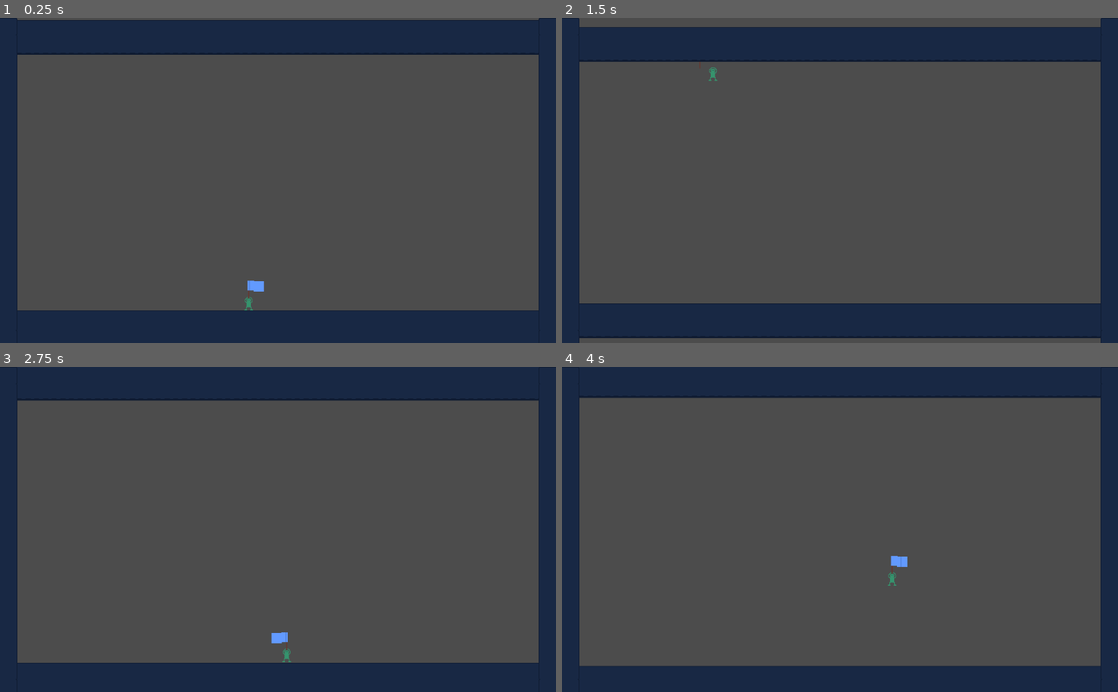
Above: before the commit, frames 1-4 (two rows, left to right).
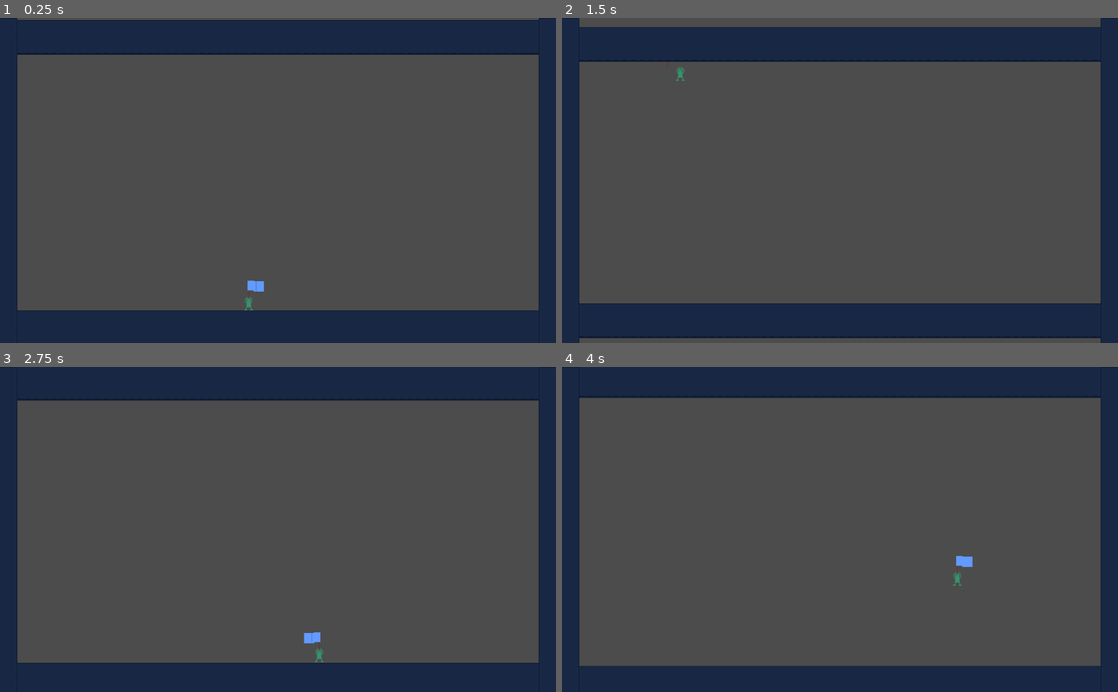
Above: after the commit, the same moments.

Repository: melo484b/flag-flipper
Game: Godot game, scene res://map/level.tscn
The game is run twice, just before and just after one commit, with the same random seed, the same clock (stepped at 60 frames per second) and the same inputs.
Inputs:
- Up to frame 1 (0.25 s): no input
- Up to frame 2 (1.5 s): tap Shift (sprint) at 0.6 s; tap Space (jump) at 0.77, 0.8, 1.07, 1.35 s; hold R (reverse) from 1.28 s (still down)
- Up to frame 3 (2.75 s): tap Space (jump) at 1.52, 1.82, 2.3 s; tap Shift (sprint) at 1.55, 2.1 s; release R (reverse) at 2.03 s
- Up to frame 4 (4 s): tap Shift (sprint) at 2.85 s; tap Space (jump) at 3.02, 3.32, 3.6, 3.77 s; hold R (reverse) from 3.53 s (still down)

The runs differ from the first frame. In frame 1, less than 0.1% of the frame differs, in the area x 46-47%, y 80-85%; in frame 2, less than 0.1%; in frame 3, 0.3%, in the area x 48-59%, y 81-91%; in frame 4, 0.3%.

Commit message:
Update player

Diff:
--- a/player/player.gd
+++ b/player/player.gd
@@ -10,8 +10,10 @@
 var jumps: int = 2
 var fatigued: bool = false
 
-onready var flag = $flag
-onready var fatigue_timer = $fatigue
+onready var flag: AnimatedSprite = $flag
+onready var fatigue_timer: Timer = $fatigue
+onready var sprint_timer: Timer = $sprint
+onready var wall_detector: Area2D = $Area2D
 
 
 func _ready() -> void:
@@ -31,17 +33,41 @@
 			jumps -= 1
 			velocity.y = jump_power
 	if Input.is_action_just_pressed("reverse") and not fatigued:
-		jumps = clamp(jumps + 1, 1, 2)
+		jumps = int(clamp(jumps + 1, 1, 2))
 		velocity.x = 0
-		direction *= -1
+		reverse_direction()
 		flag.spin()
 		fatigued = true
 		fatigue_timer.start()
+	if Input.is_action_just_pressed("sprint"):
+		acceleration = 1.0
+		speed = 600
+		sprint_timer.start()
 
 
 func game_movement() -> void:
 	velocity.x = lerp(velocity.x, direction * speed, acceleration)
 
 
-func _on_fatigue_timeout():
+func reverse_direction() -> void:
+	direction *= -1
+
+
+func _on_fatigue_timeout() -> void:
 	fatigued = false
+
+
+func _on_Area2D_body_entered(body) -> void:
+	if body.is_in_group("WALL"):
+		reverse_direction()
+		flag.spin()
+
+
+func _on_Area2D_area_entered(area) -> void:
+	if area.is_in_group("DEATH"):
+		queue_free()
+
+
+func _on_sprint_timeout():
+	acceleration = 0.25
+	speed = 200
--- a/player/player.tscn
+++ b/player/player.tscn
@@ -7,7 +7,12 @@
 [sub_resource type="RectangleShape2D" id=1]
 extents = Vector2( 4, 12.5 )
 
-[node name="player" type="KinematicBody2D"]
+[sub_resource type="RectangleShape2D" id=2]
+extents = Vector2( 8, 5 )
+
+[node name="player" type="KinematicBody2D" groups=["PLAYER"]]
+collision_layer = 3
+collision_mask = 7
 script = ExtResource( 1 )
 
 [node name="CollisionShape2D" type="CollisionShape2D" parent="."]
@@ -22,8 +27,24 @@
 
 [node name="flag" parent="." instance=ExtResource( 3 )]
 position = Vector2( 0, -12 )
+frame = 0
 
 [node name="fatigue" type="Timer" parent="."]
 wait_time = 0.5
 
+[node name="Area2D" type="Area2D" parent="." groups=["PLAYER"]]
+collision_layer = 3
+collision_mask = 7
+
+[node name="CollisionShape2D" type="CollisionShape2D" parent="Area2D"]
+position = Vector2( 0, -5 )
+shape = SubResource( 2 )
+
+[node name="sprint" type="Timer" parent="."]
+wait_time = 0.1
+one_shot = true
+
 [connection signal="timeout" from="fatigue" to="." method="_on_fatigue_timeout"]
+[connection signal="area_entered" from="Area2D" to="." method="_on_Area2D_area_entered"]
+[connection signal="body_entered" from="Area2D" to="." method="_on_Area2D_body_entered"]
+[connection signal="timeout" from="sprint" to="." method="_on_sprint_timeout"]
Not shown: 1 places in player/player.tscn that only renumber resources
